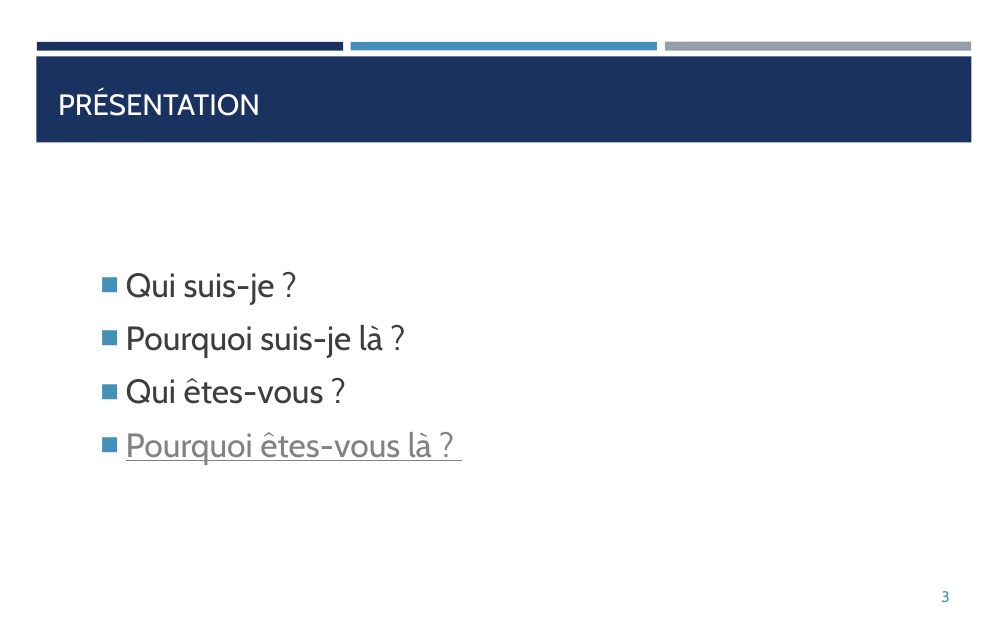
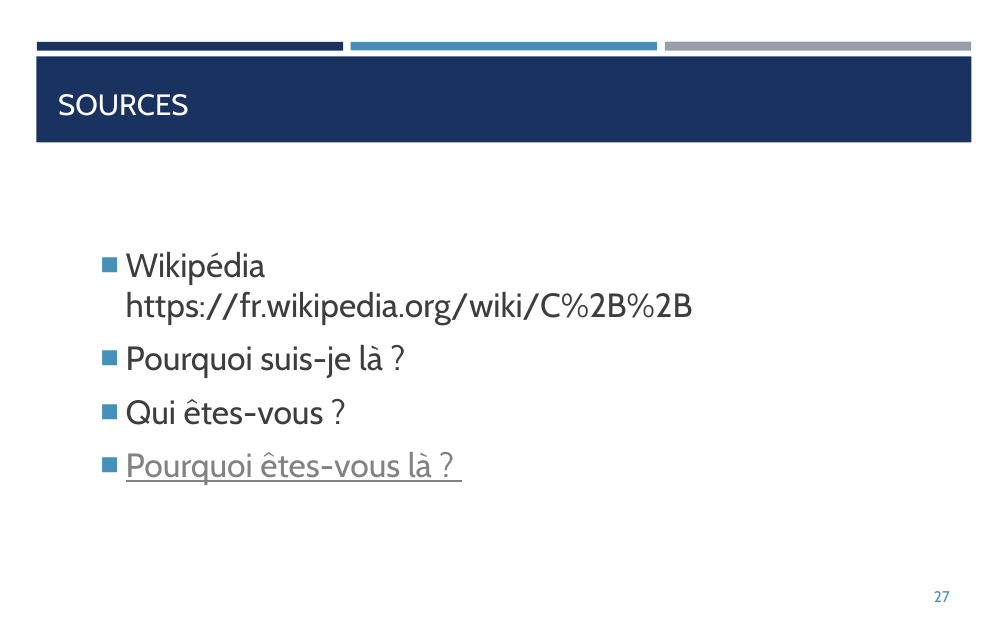
Before and after one commit to franckginguene/cpp_scalian, a slide deck: slide 27 of diapos/CPP_matin.pptx (slide 3 before the commit). Drawn at 1008x630 pixels with LibreOffice and Linux fonts; fonts in the diff are those of the drawing. Boxes give left, top, right and bottom in pixels: in the first picture for what was removed or moved away, otherwise in the second. Text is boxed around its words. In the diff, an @@ line names an element or a change of style, - is before the commit and + after.

```diff
--- a/diapos/CPP_matin.pptx
+++ b/diapos/CPP_matin.pptx
@@ title at (58,94,188,116): text changed @@
-PRÉSENTATION
+SOURCES
@@ text at (126,252,693,325): text changed @@
-■ Qui suis-je ?
+■ Wikipédia
+  https://fr.wikipedia.org/wiki/C%2B%2B
@@ page number at (934,591,950,602): text changed @@
-3
+27
```
Also in this commit, not shown: 2 other slides changed, 24 slides added, 6 slides removed, 1 other file.
